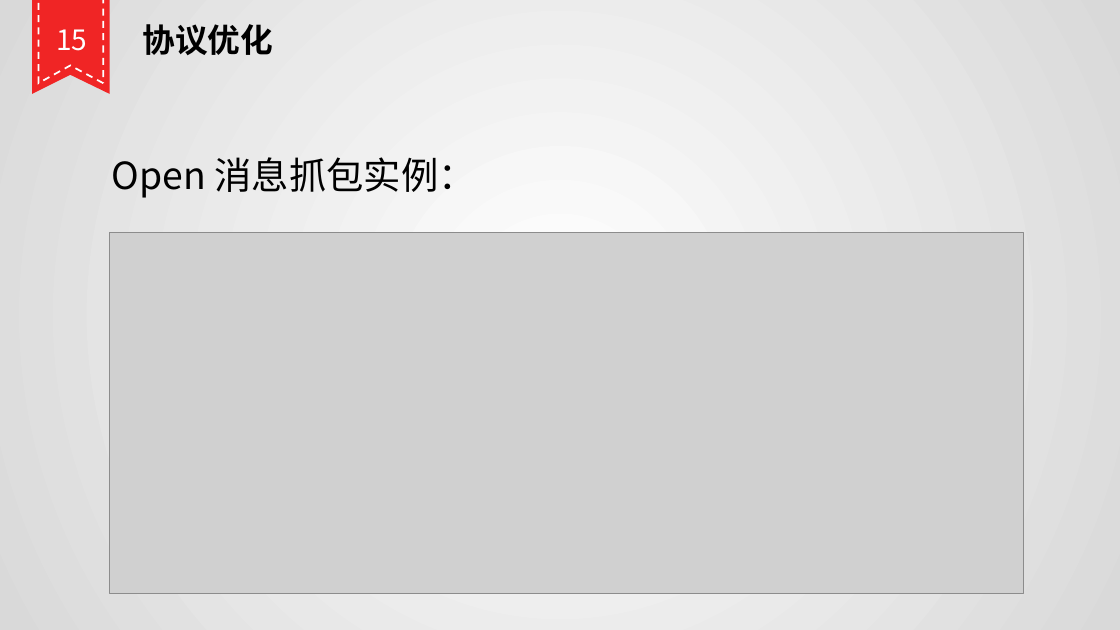
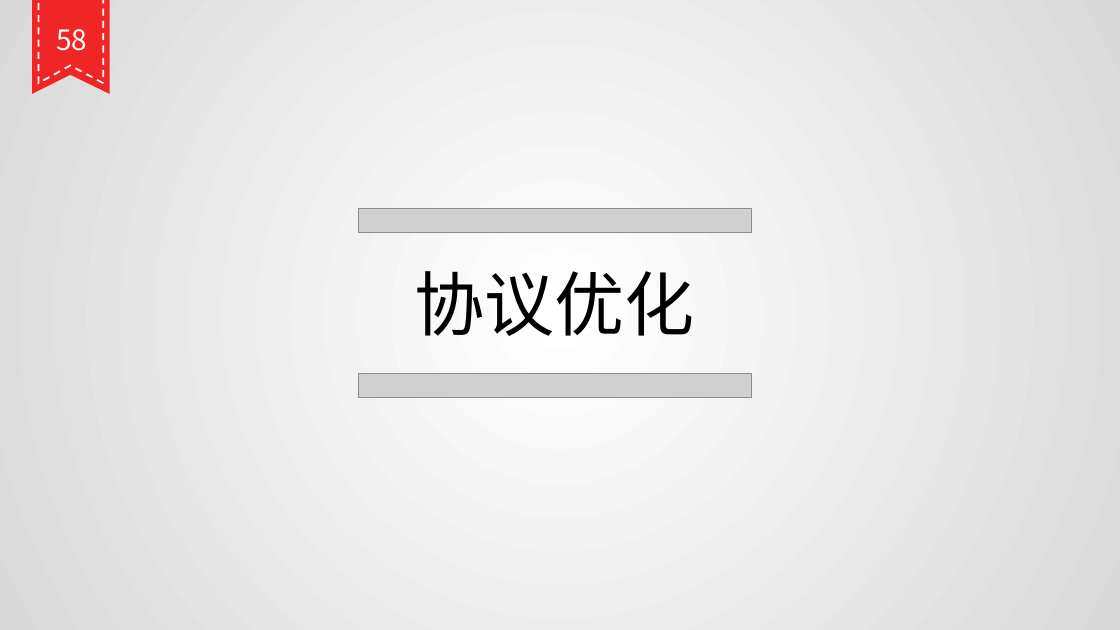
Before and after one commit to wanhl1990/bgp, a slide deck: slide 59 of BGP协议基础篇.pptx. Drawn at 1120x630 pixels with LibreOffice and Linux fonts; fonts in the diff are those of the drawing; grey boxes stand for pictures. Boxes give left, top, right and bottom in pixels: in the first picture for what was removed or moved away, otherwise in the second. Text is boxed around its words. In the diff, an @@ line names an element or a change of style, - is before the commit and + after.

Commit message:
A new ppt

```diff
--- a/BGP协议基础篇.pptx
+++ b/BGP协议基础篇.pptx
@@ text at (56, 29, 87, 51): text changed @@
-15
+58
@@ text removed at (112, 157, 475, 198) @@
-Open 消息抓包实例：
@@ picture added at (358, 208, 751, 232) @@
@@ picture removed at (109, 232, 1023, 594) @@
@@ text "协议优化": place and size @@
-text "协议优化" at (143, 24, 274, 55)
+text "协议优化" at (415, 271, 695, 336)
@@ text "协议优化" at (415, 271, 695, 336): size 28 to 60 pt, bold off; alignment left to centre @@
@@ picture added at (358, 374, 751, 397) @@
```
Also in this commit, not shown: 4 other slides changed, 4 slides added, 13 slides removed.
